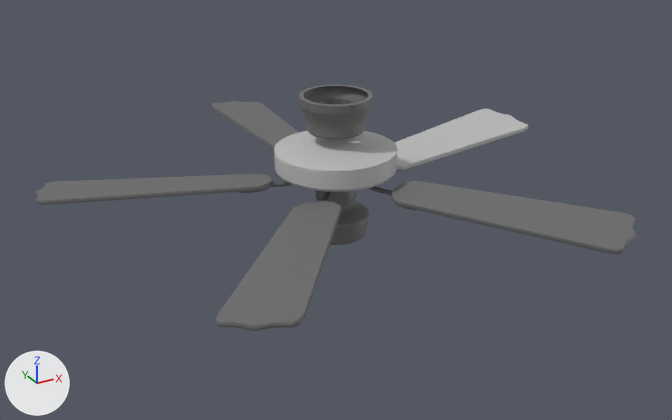
What one commit did to the FBX model CeilingFan.fbx.
Rendered twice from a camera (50 mm lens) standing at (-0.624, -1.135, 0.773) and looking at (-0.003, -0.007, 0.209). The axes (+X, +Y, +Z) are drawn at lower left. The lights are the same throughout. Where no turn or scale is listed for an object, it has been applied to the vertices. Vertices at the same position are counted once.

The scene before the commit, as lines of its bpy script (objects in view):
```python
ob_ceilingconnecter = bpy.data.objects.new('ceilingConnecter', me_mesh)
ob_ceilingconnecter.location = (0.0, 0.0, 0.381)
ob_lightfix = bpy.data.objects.new('lightFix', me_mesh_003)
ob_lightfix.location = (0.0, 0.0, 0.18)
ob_mainmotor = bpy.data.objects.new('mainMotor', me_mesh_001)
ob_mainmotor.location = (0.0, 0.0, 0.36)
ob_polysurface45 = bpy.data.objects.new('polySurface45', me_mesh_019)
ob_polysurface45.location = (0.0, -0.001, 0.0)
ob_polysurface64 = bpy.data.objects.new('polySurface64', me_mesh_015)
ob_polysurface64.location = (-0.001, 0.0, 0.0)
ob_polysurface66 = bpy.data.objects.new('polySurface66', me_mesh_027)
ob_polysurface66.location = (-0.001, 0.003, 0.0)
ob_polysurface68 = bpy.data.objects.new('polySurface68', me_mesh_031)
ob_polysurface68.location = (0.0, 0.0, 0.0)
ob_polysurface70 = bpy.data.objects.new('polySurface70', me_mesh_023)
ob_polysurface70.location = (0.0, 0.0, 0.0)
ob_polysurface86 = bpy.data.objects.new('polySurface86', me_mesh_016)
ob_polysurface86.location = (-0.251, 0.085, 0.26)
```
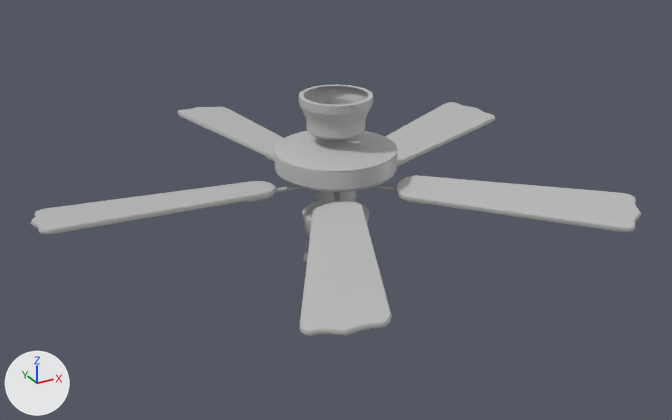
Where the newer file only moved an object's origin or applied its transform, the numbers keep the older frame.

Pixel boxes [x1, y1, x2, y2] of what changed, in the pictures (672 x 420 px):
'polySurface68', recoloured, mesh turned: before [390, 181, 637, 254]; after [396, 175, 641, 232]
'blade4', added: after [299, 202, 392, 336]
'polySurface70', deleted: before [215, 201, 342, 331]
'blade5', added: after [31, 181, 277, 234]
'polySurface45', deleted: before [35, 174, 273, 205]
'polySurface66', deleted: before [394, 109, 528, 170]
'ceilingConnecter', recoloured: [299, 85, 373, 139] in both
'blade2', added: after [385, 102, 496, 166]
'blade3', added: after [177, 107, 283, 160]
'polySurface64', deleted: before [211, 101, 299, 150]
'lightFix', recoloured: [302, 201, 369, 245] in both
'shaft1', recoloured: [315, 191, 357, 211] in both
'polySurface82', recoloured, moved, turned: before [368, 186, 415, 210]; after [373, 184, 424, 204]
'bladeG5', added: after [248, 185, 300, 202]
'polySurface86', deleted: before [239, 182, 293, 193]
'polySurface85', recoloured, moved, turned: before [322, 192, 331, 201]; after [334, 192, 340, 202]
'polySurface83', recoloured, moved, turned (not visible afterwards): before [396, 166, 416, 171]
'pCylinder2_L1', now drawn: after [304, 192, 316, 235]
'pCylinder1_L1', now drawn: after [305, 193, 315, 231]

The change, as a list of edits to the scene's bpy script:
```text
Change mat_lambert1:
    mat_lambert1.base_color: (0.145, 0.145, 0.145) -> (0.5, 0.5, 0.5)  # dark grey #6a6a6a -> grey #bcbcbc
Change me_mesh_031:
    where me_mesh_031.from_pydata(...)  # 106 vertices, 104 faces; spans x 0.034..0.279, y -0.378..-0.07, z 0.245..0.263
    used by ob_polysurface68; location = (0.0, 0.0, 0.0)
    me_mesh_031 part 1: the whole mesh is turned 10 degrees about the z axis through the mesh origin
Change me_mesh_001:
    where me_mesh_001.from_pydata(...)  # 654 vertices, 614 faces; spans x -0.09..0.09, y -0.09..0.09, z -0.092..0.005
    remove me_mesh_001.materials.append(mat_phonge1)  # grey #bcbcbc
    add me_mesh_001.materials.append(mat_lambert1)  # grey #bcbcbc
Add me_mesh_023_1:
    me_mesh_023_1.from_pydata(...)  # 106 vertices, 104 faces; spans x 0.081..0.408, y 0.015..0.222, z 0.245..0.263
    me_mesh_023_1.materials.append(mat_lambert1)  # grey #bcbcbc
Add me_mesh_035:
    me_mesh_035.from_pydata(...)  # 106 vertices, 104 faces; spans x -0.433..-0.092, y -0.015..0.108, z 0.245..0.263
    me_mesh_035.materials.append(mat_lambert1)  # grey #bcbcbc
Add me_mesh_031_1:
    me_mesh_031_1.from_pydata(...)  # 106 vertices, 104 faces; spans x -0.24..-0.024, y -0.399..-0.077, z 0.245..0.263
    me_mesh_031_1.materials.append(mat_lambert1)  # grey #bcbcbc
Add me_mesh_032:
    me_mesh_032.from_pydata(...)  # 646 vertices, 580 faces; spans x 0.0724..0.1993, y -0.0649..0.0052, z -0.0143..0.0146
    me_mesh_032.materials.append(mat_lambert1)  # grey #bcbcbc
Add me_mesh_027_1:
    me_mesh_027_1.from_pydata(...)  # 106 vertices, 104 faces; spans x -0.099..0.023, y 0.093..0.435, z 0.245..0.263
    me_mesh_027_1.materials.append(mat_lambert1)  # grey #bcbcbc
Remove ob_polysurface70:
    ob_polysurface70 = bpy.data.objects.new('polySurface70', me_mesh_023)
    ob_polysurface70.location = (0.0, 0.0, 0.0)
Change ob_blades:
    ob_blades.location: (-0.0257, -0.0157, -0.038) -> (-2.526, 6.96, -0.0707)
    ob_blades.rotation_euler: (0.0, -0.373, 0.0) -> (0.0, 1.371, 0.0)  # degrees (0, -21, 0) -> degrees (0, 79, 0)
Change ob_polysurface82:
    ob_polysurface82.location: (-22.18, -0.281, 6.172) -> (-11.23, -0.281, 19.51)
Remove ob_polysurface66:
    ob_polysurface66 = bpy.data.objects.new('polySurface66', me_mesh_027)
    ob_polysurface66.location = (-0.001, 0.003, 0.0)
Remove ob_polysurface45:
    ob_polysurface45 = bpy.data.objects.new('polySurface45', me_mesh_019)
    ob_polysurface45.location = (0.0, -0.001, 0.0)
Remove ob_polysurface64:
    ob_polysurface64 = bpy.data.objects.new('polySurface64', me_mesh_015)
    ob_polysurface64.location = (-0.001, 0.0, 0.0)
Remove ob_polysurface86:
    ob_polysurface86 = bpy.data.objects.new('polySurface86', me_mesh_016)
    ob_polysurface86.location = (-0.251, 0.085, 0.26)
Add ob_blade2:
    ob_blade2 = bpy.data.objects.new('blade2', me_mesh_023_1)
    ob_blade2.location = (-0.001, 0.0, 0.0)
Add ob_blade5:
    ob_blade5 = bpy.data.objects.new('blade5', me_mesh_035)
    ob_blade5.location = (-0.001, 0.0, 0.0)
Add ob_blade4:
    ob_blade4 = bpy.data.objects.new('blade4', me_mesh_031_1)
    ob_blade4.location = (0.002, -0.002, 0.0)
Add ob_bladeg5:
    ob_bladeg5 = bpy.data.objects.new('bladeG5', me_mesh_032)
    ob_bladeg5.location = (-0.225, 0.051, 0.26)
Add ob_blade3:
    ob_blade3 = bpy.data.objects.new('blade3', me_mesh_027_1)
    ob_blade3.location = (-0.001, 0.0, 0.0)
```
